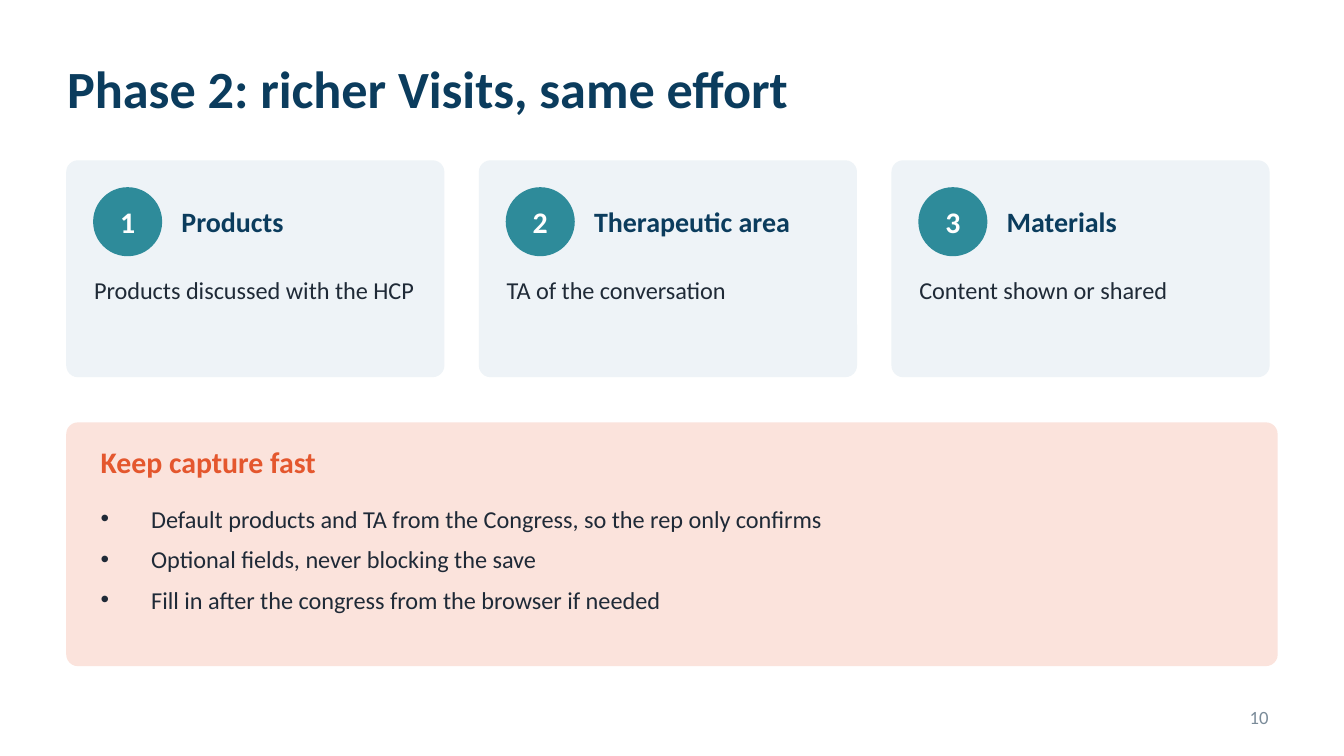
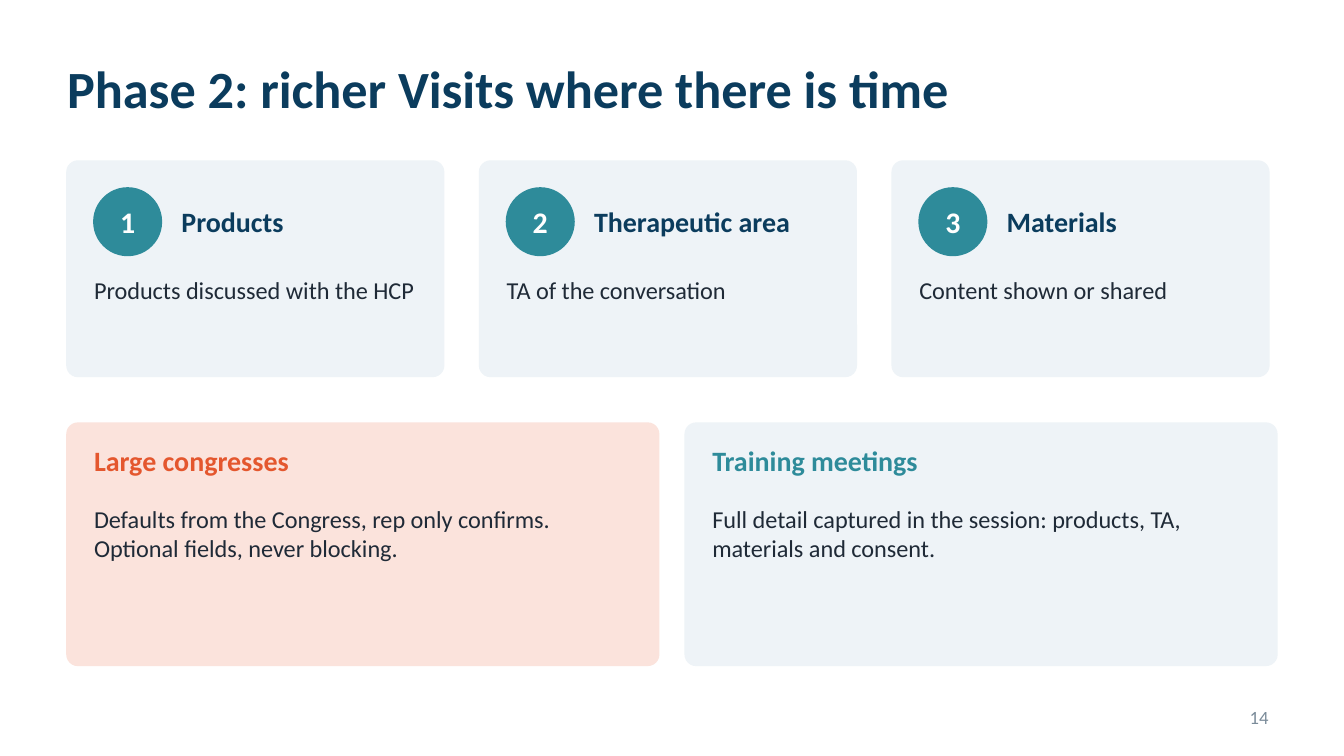
Before and after one commit to patrik8585/claude, a slide deck: slide 14 of slides/France_CBU_Congress_Solution.pptx (slide 10 before the commit). Drawn at 1344x756 pixels with LibreOffice and Linux fonts; fonts in the diff are those of the drawing. Boxes give left, top, right and bottom in pixels: in the first picture for what was removed or moved away, otherwise in the second. Text is boxed around its words. In the diff, an @@ line names an element or a change of style, - is before the commit and + after.

```diff
--- a/slides/France_CBU_Congress_Solution.pptx
+++ b/slides/France_CBU_Congress_Solution.pptx
@@ title at (67, 71, 948, 109): text changed @@
-Phase 2: richer Visits, same effort
+Phase 2: richer Visits where there is time
@@ rounded rectangle: place and size @@
-rounded rectangle at (67, 423, 1277, 665)
+rounded rectangle at (67, 423, 659, 665)
@@ rounded rectangle added at (685, 423, 1277, 665), fill #EEF3F7, outline #EEF3F7 1 pt @@
@@ text added at (94, 453, 289, 476), 15 pt, text #E4572E, bold @@
+Large congresses
@@ text removed at (101, 452, 315, 478) @@
-Keep capture fast
@@ text added at (712, 451, 918, 476), 15 pt, text #2E8B9A, bold @@
+Training meetings
@@ text at (94, 511, 550, 561): text changed @@
-• Default products and TA from the Congress, so the rep only confirms
-• Optional fields, never blocking the save
-• Fill in after the congress from the browser if needed
+Defaults from the Congress, rep only confirms. Optional fields, never blocking.
@@ text added at (712, 511, 1181, 557), 13 pt, text #1F2A37 @@
+Full detail captured in the session: products, TA, materials and consent.
@@ page number at (1250, 712, 1269, 724): text changed @@
-10
+14
```
Also in this commit, not shown: 8 other slides changed, 4 slides added.
